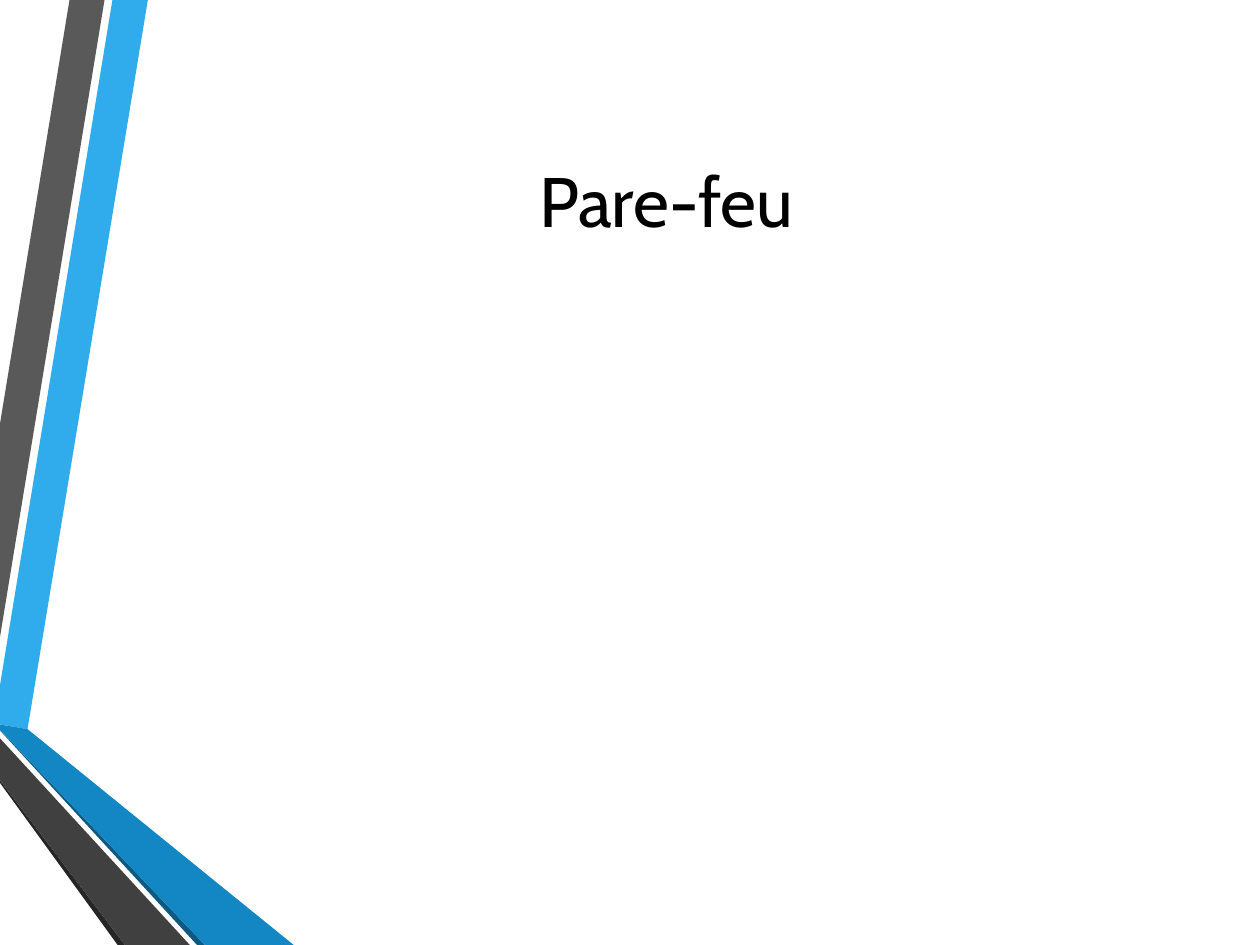
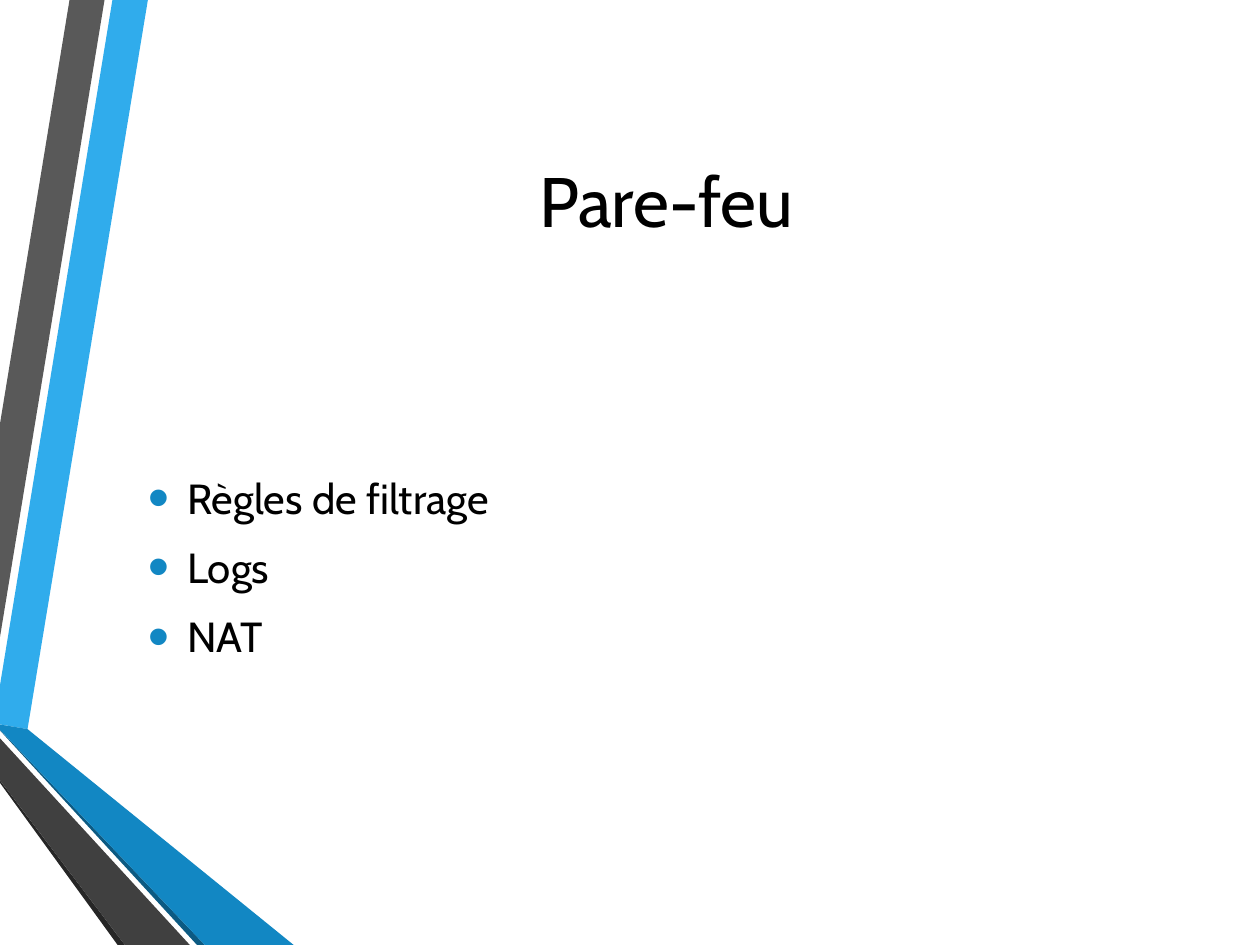
Before and after one commit to MaubergerF/Projet_B3, a slide deck: slide 15 of Oral.pptx (slide 14 before the commit). Drawn at 1260x945 pixels with LibreOffice and Linux fonts; fonts in the diff are those of the drawing; background and template pictures are left out. Boxes give left, top, right and bottom in pixels: in the first picture for what was removed or moved away, otherwise in the second. Text is boxed around its words. In the diff, an @@ line names an element or a change of style, - is before the commit and + after.

```diff
--- a/Oral.pptx
+++ b/Oral.pptx
@@ text added at (187, 482, 488, 652), 24 pt, text #000000 @@
+• Règles de filtrage
+• Logs
+• NAT
```
Also in this commit, not shown: 6 other slides changed, 3 slides added, 2 slides removed, 2 other files.
